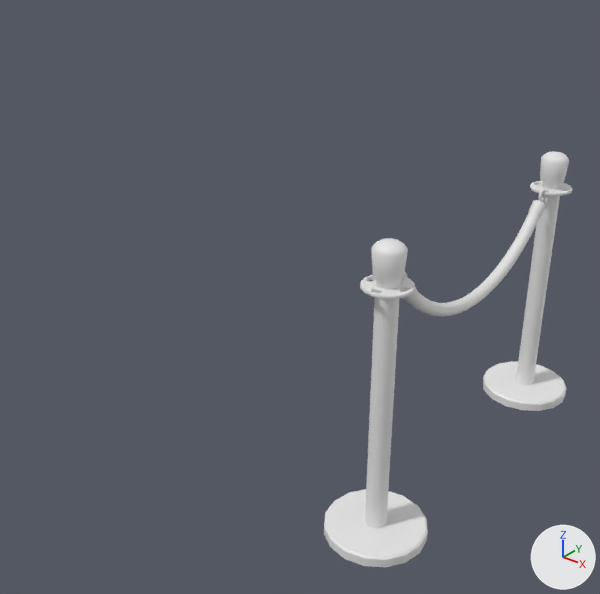
An edit to the FBX model Operation Cat Heist/Assets/Scenes/Assets and Mats/Generic Assets/poles.fbx, drawn before and after from the same camera.
Both versions are drawn from a camera (50 mm lens) standing at (0.834, -0.687, 1.434) and looking at (-0.489, 0.967, 0.408). Lighting does not change. The marker at lower right points along +X, +Y and +Z. Where no turn or scale is listed for an object, it has been applied to the vertices. Vertices at the same position are counted once.
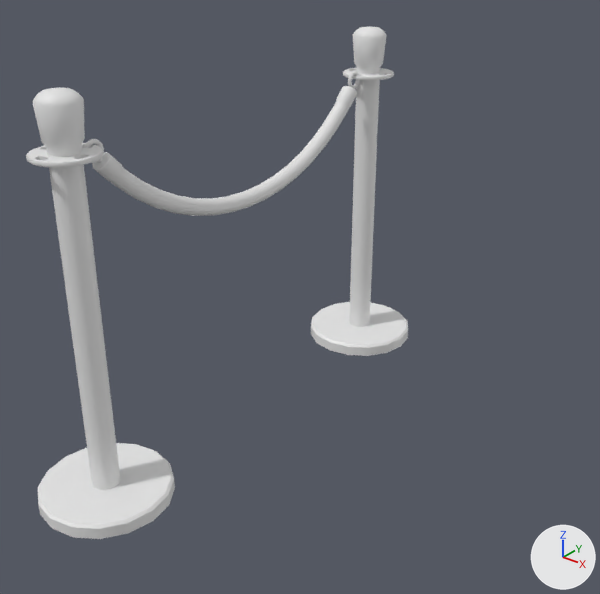
Where the change shows, as pixel boxes [x1, y1, x2, y2] in the pictures (600 x 594 px):
'Cylinder002', reshaped, moved, rescaled (265% wider, 56% taller): before [324, 238, 428, 567]; after [26, 26, 408, 539]
'Cylinder004', deleted: before [483, 151, 573, 411]
'Cylinder003', deleted: before [402, 200, 546, 316]
'Torus002', deleted: before [538, 188, 546, 202]
part 1 of me_mesh, added: after [84, 139, 104, 163]
part 2 of me_mesh, added: after [348, 71, 359, 89]
part 3 of me_mesh, added: after [311, 80, 408, 356]
part 4 of me_mesh, added: after [343, 26, 394, 80]
part 5 of me_mesh, added: after [92, 86, 357, 216]

Diff of the bpy script that builds the scene:
```diff
--- a/Operation Cat Heist/Assets/Scenes/Assets and Mats/Generic Assets/poles.fbx.py
+++ b/Operation Cat Heist/Assets/Scenes/Assets and Mats/Generic Assets/poles.fbx.py
@@ me_mesh @@
 # used by ob_cylinder002; location = (-0.033, 0.699, 0.0); scale = (0.0254, 0.0254, 0.0254)
-me_mesh.from_pydata(...)  # 321 vertices, 320 faces; spans x -5.1..5.1, y -5.1..5.1, z 0.0..30.7
+me_mesh.from_pydata(...)  # 1158 vertices, 1144 faces; spans x -5.1..5.2, y -5.1..38.5, z 0.0..30.7
+# me_mesh part 1: a new loose piece, a torus around x (ring radius 0.63, tube radius 0.17) spanning x -0.11..0.23, y 1.36..2.96, z 25.5..27.1
+# me_mesh part 2: a new loose piece, a torus around x (ring radius 0.63, tube radius 0.17) spanning x -0.11..0.23, y 30.32..31.91, z 25.5..27.1
+# me_mesh part 3: the loose piece of 80 vertices spanning x -5.1..5.1, y -5.1..5.1, z 0.0..26.5 is copied, and the copy is moved by (0.1, 33.4, 0.0); it spans x -5.1..5.2, y 28.3..38.5, z 0.0..26.5
+# me_mesh part 4: the loose piece of 241 vertices spanning x -2.4..2.4, y -2.4..2.4, z 26.4..30.7 is copied, and the copy is moved by (0.1, 33.4, 0.0); it spans x -2.3..2.4, y 31.0..35.8, z 26.4..30.7
+# me_mesh part 5: a new loose piece of 324 vertices spanning x -0.7..0.8, y 2.2..31.1, z 18.5..26.0
@@ ob_cylinder003 @@
-ob_cylinder003 = bpy.data.objects.new('Cylinder003', me_mesh_002)
-ob_cylinder003.location = (-0.032, 1.121, 0.486)
@@ ob_cylinder002 @@
 ob_cylinder002 = bpy.data.objects.new('Cylinder002', me_mesh)
-ob_cylinder002.location = (-0.033, 0.699, 0.0)
-ob_cylinder002.scale = (0.0254, 0.0254, 0.0254)
+ob_cylinder002.location = (-0.764, 0.441, -0.091)
+ob_cylinder002.scale = (0.0369, 0.0369, 0.0369)
@@ ob_cylinder004 @@
-ob_cylinder004 = bpy.data.objects.new('Cylinder004', me_mesh_004)
-ob_cylinder004.location = (-0.032, 1.547, 0.0)
@@ ob_torus002 @@
-ob_torus002 = bpy.data.objects.new('Torus002', me_mesh_003)
-ob_torus002.location = (-0.032, 1.489, 0.668)
```
